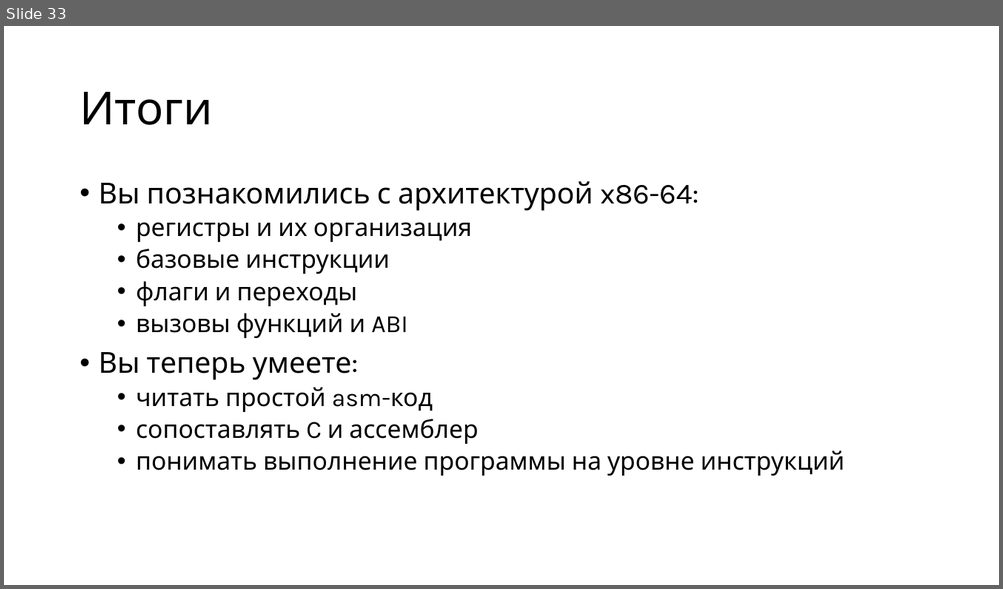
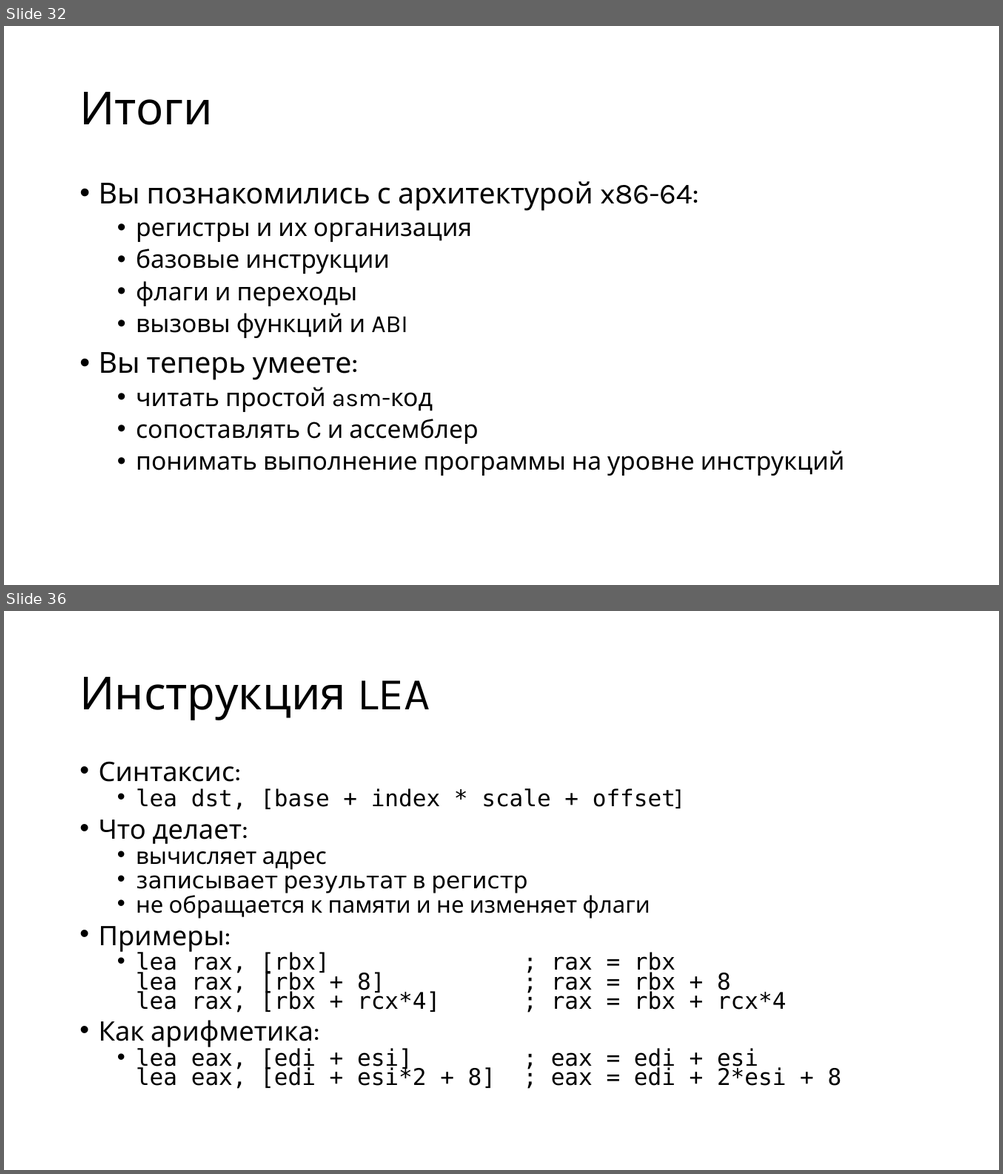
Before and after one commit to alexey-malov/mpp, a slide deck: lectures/13/Intel x86-64 Assembly.pptx. Shown one above the other, each under a label of ours: slide 33 before the commit, slides 32 and 36 after it; the slides between them are not shown. The pictures are 1003x589 and 1003x1174 pixels, drawn with LibreOffice and Linux fonts; fonts in the diff are those of the drawing. Boxes give left, top, right and bottom in pixels: in the first picture for what was removed or moved away, otherwise in the second. Text is boxed around its words. In the diff, an @@ line names an element or a change of style, - is before the commit and + after.

```diff
--- a/lectures/13/Intel x86-64 Assembly.pptx
+++ b/lectures/13/Intel x86-64 Assembly.pptx
@@ slide 36 added at bbox=[4, 611, 999, 1170], background #FFFFFF @@
@@ title added at bbox=[79, 677, 430, 721], 44 pt, text #000000 @@
+Инструкция LEA
@@ text added at bbox=[99, 761, 842, 1089], 22.2 pt, text #000000 @@
+• Синтаксис:
+  • lea dst, [base + index * scale + offset]
+• Что делает:
+  • вычисляет адрес
+  • записывает результат в регистр
+  • не обращается к памяти и не изменяет флаги
+• Примеры:
+  • lea rax, [rbx] ; rax = rbx
+    lea rax, [rbx + 8] ; rax = rbx + 8
+    lea rax, [rbx + rcx*4] ; rax = rbx + rcx*4
+• Как арифметика:
+  • lea eax, [edi + esi] ; eax = edi + esi
+    lea eax, [edi + esi*2 + 8] ; eax = edi + 2*esi + 8
@@ what was slide 33 is now slide 32 @@
```
Also in this commit, not shown: 45 other slides added, 1 slide removed, 2 other files.
